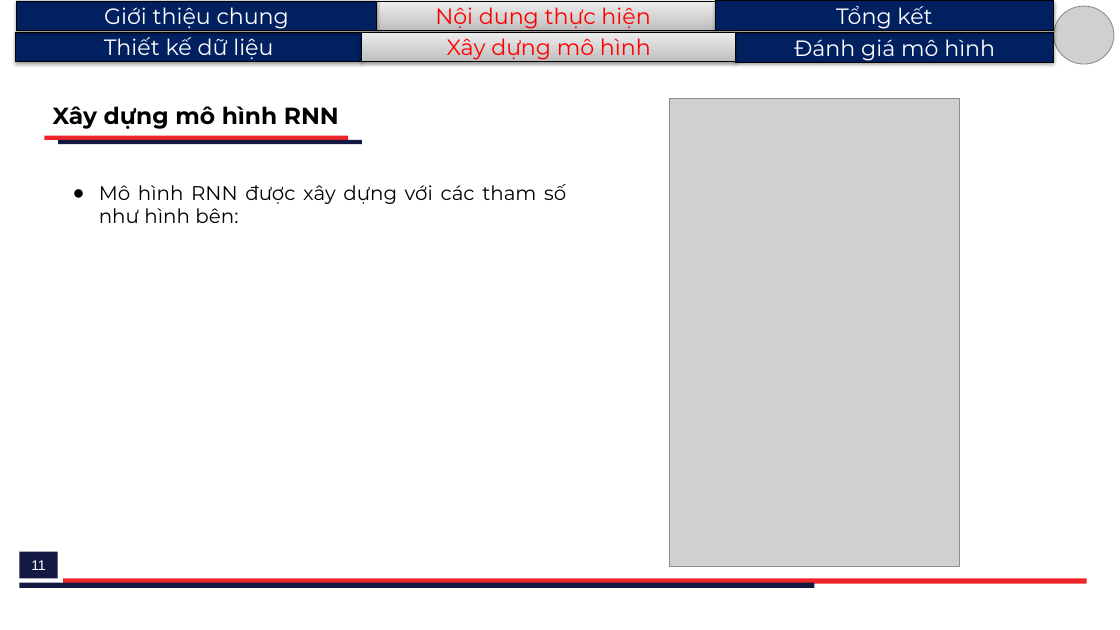
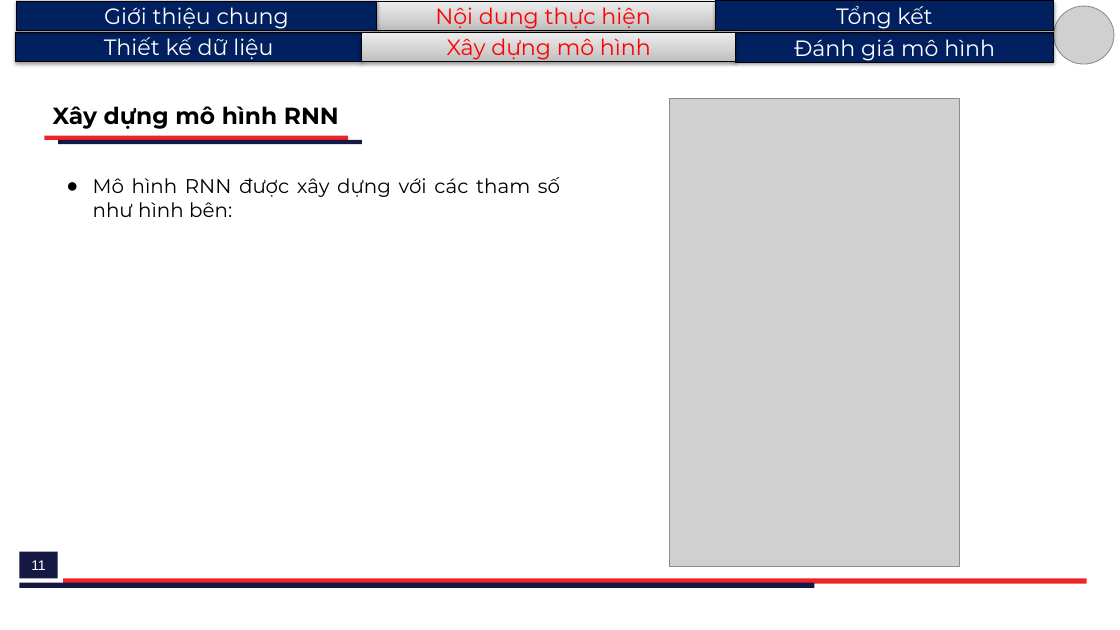
Before and after one commit to H4ll3y/Rasa-Consultant, a slide deck: slide 11 of doc/A37134_LeQuangHuy.pptx. Drawn at 1120x630 pixels with LibreOffice and Linux fonts; fonts in the diff are those of the drawing; grey boxes stand for pictures. Boxes give left, top, right and bottom in pixels: in the first picture for what was removed or moved away, otherwise in the second. Text is boxed around its words. In the diff, an @@ line names an element or a change of style, - is before the commit and + after.

```diff
--- a/doc/A37134_LeQuangHuy.pptx
+++ b/doc/A37134_LeQuangHuy.pptx
@@ text "Mô hình RNN được xây ...": place and size @@
-text "Mô hình RNN được xây ..." at [99, 184, 566, 223]
+text "Mô hình RNN được xây ..." at [93, 177, 560, 217]
```
Also in this commit, not shown: 8 other slides changed, 2 other files.
